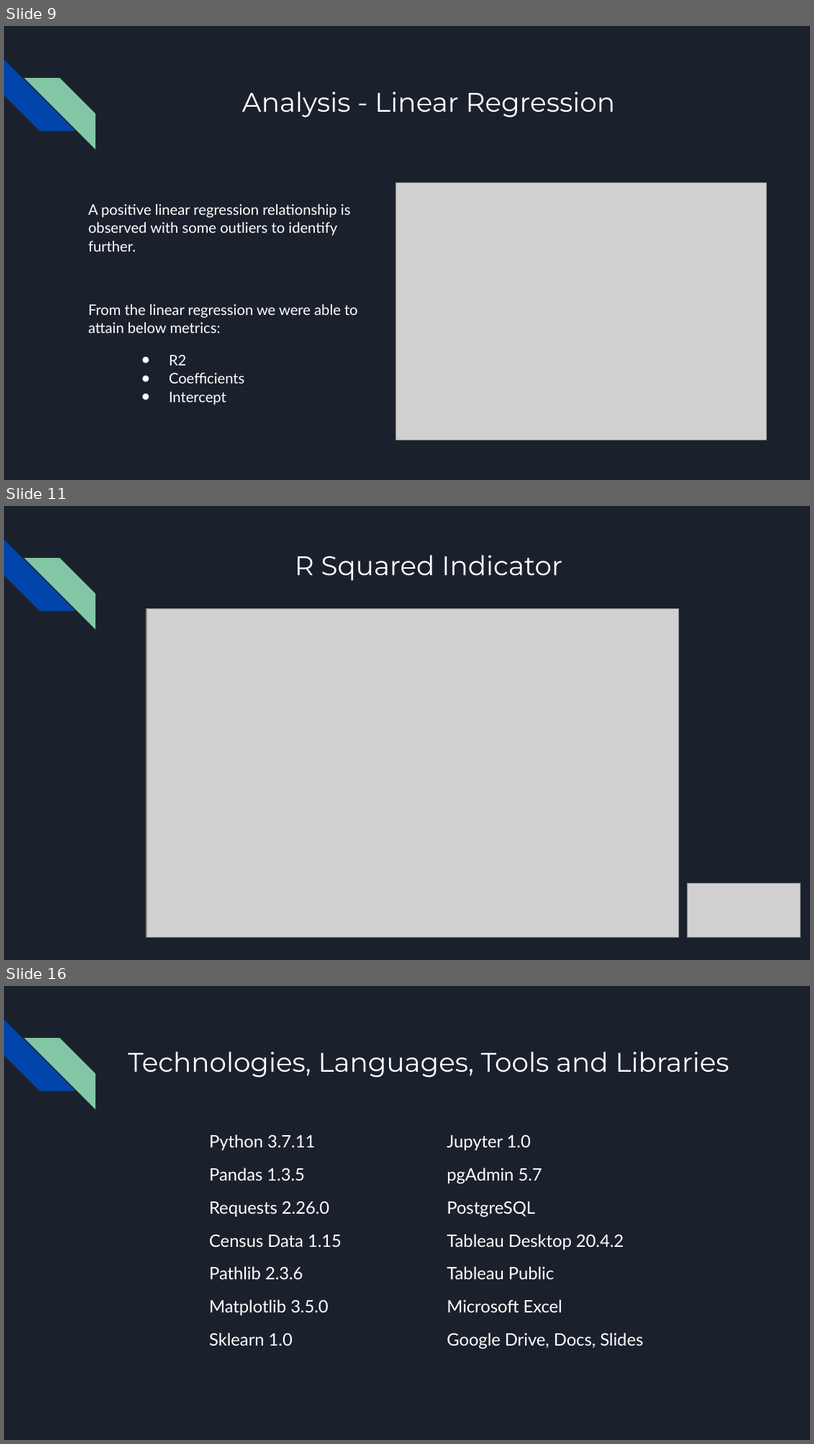
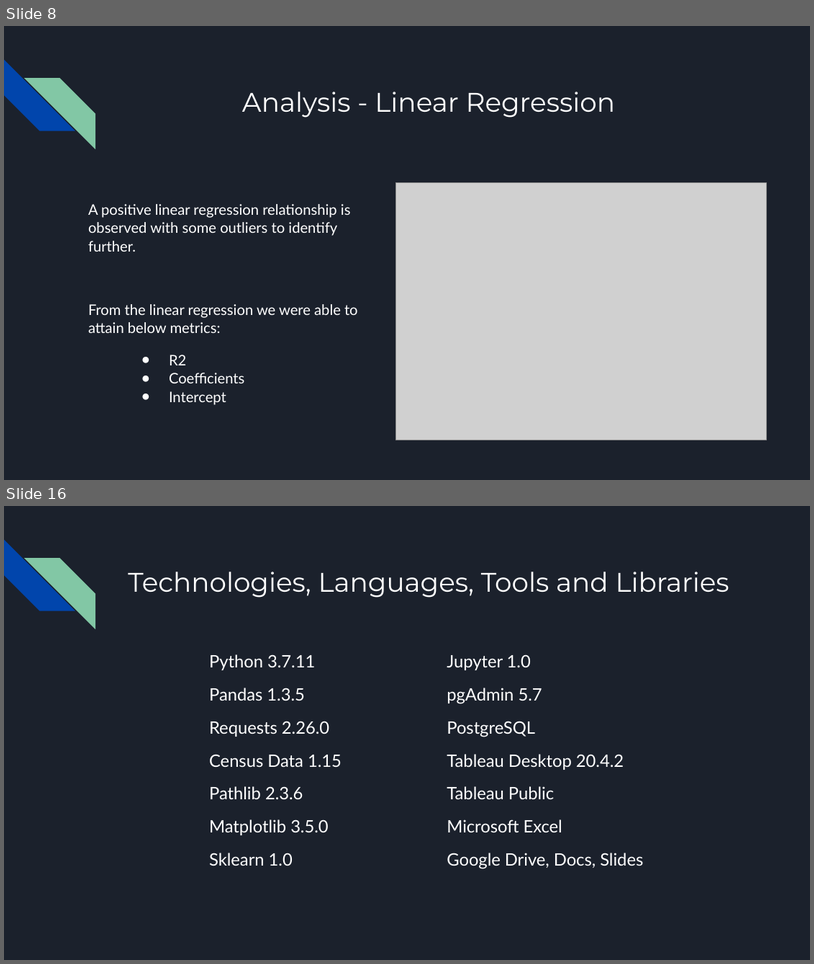
Before and after one commit to VickyCarlson/PCI_Growth, a slide deck: Effect of Educational Attainment on per Capita Growth by State.pptx. Shown one above the other, each under a label of ours: slides 9, 11 and 16 before the commit, slides 8 and 16 after it; the slides between them are not shown. The pictures are 814x1444 and 814x964 pixels, drawn with LibreOffice and Linux fonts; fonts in the diff are those of the drawing; grey boxes stand for pictures. Boxes give left, top, right and bottom in pixels: in the first picture for what was removed or moved away, otherwise in the second. Text is boxed around its words. In the diff, an @@ line names an element or a change of style, - is before the commit and + after.

```diff
--- a/Effect of Educational Attainment on per Capita Growth by State.pptx
+++ b/Effect of Educational Attainment on per Capita Growth by State.pptx
@@ slide 11 removed at [4,506,810,960], background #1B212C; not listed: 2 template elements that a slide beside it also shows @@
@@ title removed at [295,555,563,581] @@
-R Squared Indicator
@@ picture removed at [147,608,680,937] @@
@@ picture removed at [688,883,801,937] @@
@@ what was slide 9 is now slide 8 @@
```
Also in this commit, not shown: 5 slides changed, 3 slides added, 2 other slides removed.
